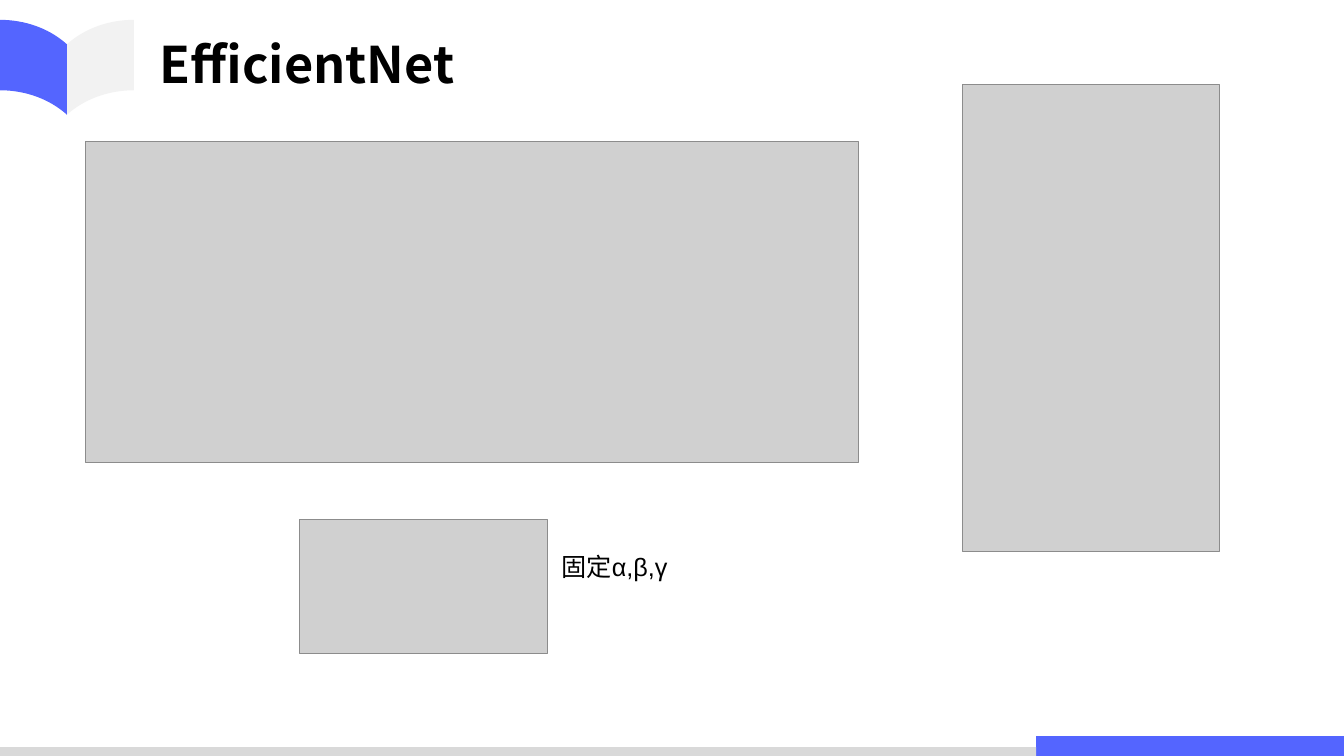
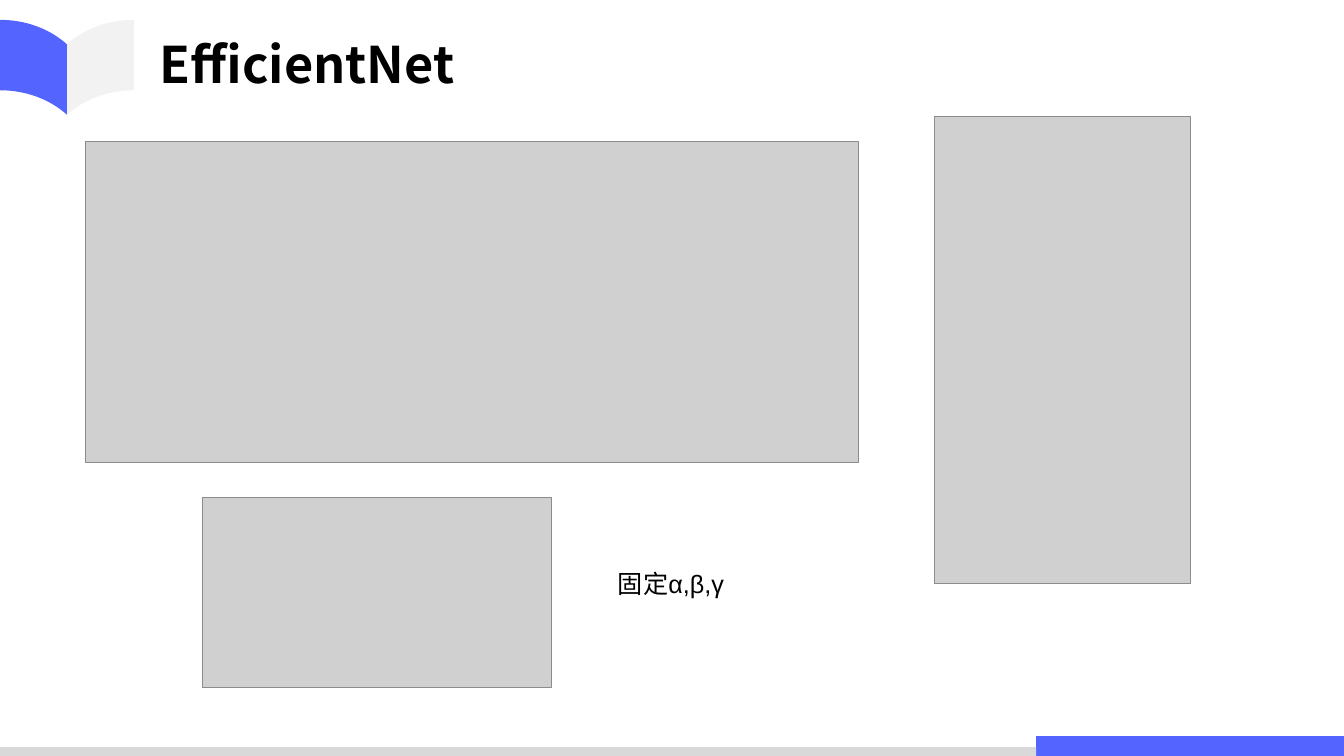
Before and after one commit to ahulh-acmlab/group_report, a slide deck: slide 6 of 2021-4-21/EfficientNetV2.pptx. Drawn at 1344x756 pixels with LibreOffice and Linux fonts; fonts in the diff are those of the drawing; grey boxes stand for pictures. Boxes give left, top, right and bottom in pixels: in the first picture for what was removed or moved away, otherwise in the second. Text is boxed around its words. In the diff, an @@ line names an element or a change of style, - is before the commit and + after.

```diff
--- a/2021-4-21/EfficientNetV2.pptx
+++ b/2021-4-21/EfficientNetV2.pptx
@@ picture: place and size @@
-picture at [963,84,1219,552]
+picture at [935,117,1191,585]
@@ picture: place and size @@
-picture at [299,519,547,653]
+picture at [203,498,553,688]
@@ text "固定α,β,γ": place and size @@
-text "固定α,β,γ" at [561,554,667,582]
+text "固定α,β,γ" at [618,571,724,599]
```
Also in this commit, not shown: 2 other slides changed.
